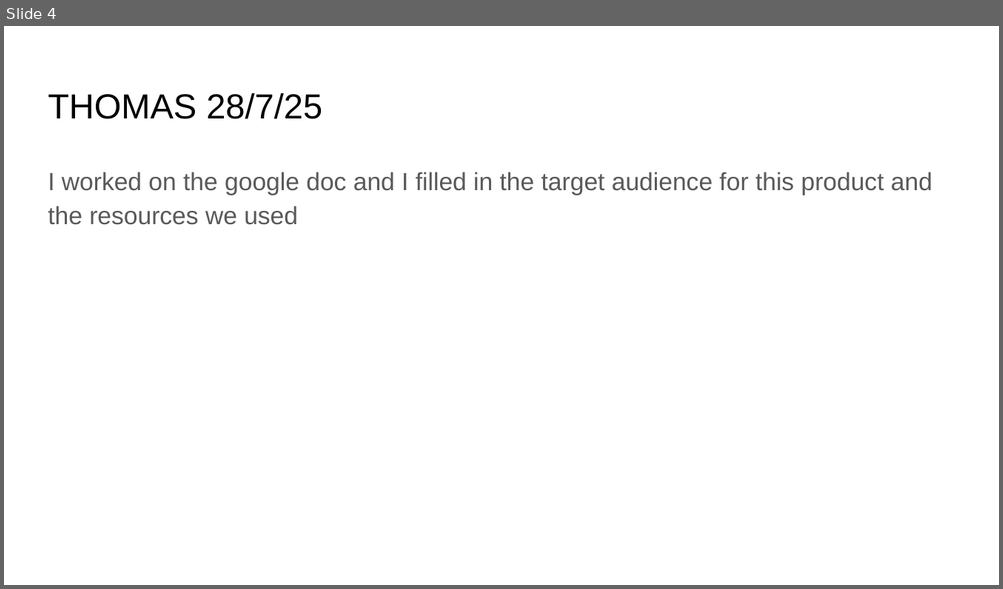
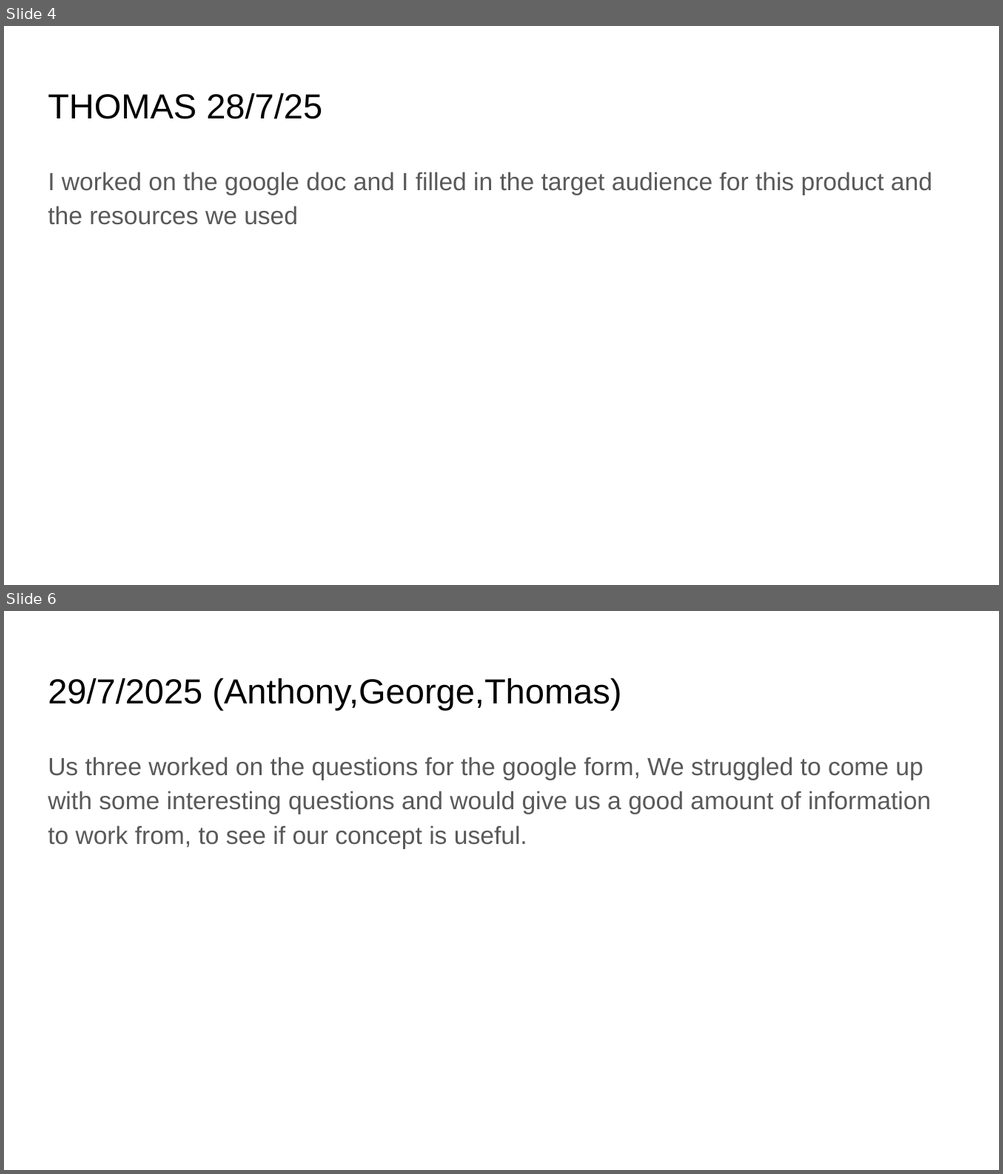
Before and after one commit to Georgemcf08/Class-View-ID-Unit-2-AOS-1, a slide deck: Computing Journal.pptx. Shown one above the other, each under a label of ours: slide 4 before the commit, slides 4 and 6 after it; the slides between them are not shown. The pictures are 1003x589 and 1003x1174 pixels, drawn with LibreOffice and Linux fonts; fonts in the diff are those of the drawing. Boxes give left, top, right and bottom in pixels: in the first picture for what was removed or moved away, otherwise in the second. Text is boxed around its words. In the diff, an @@ line names an element or a change of style, - is before the commit and + after.

```diff
--- a/Computing Journal.pptx
+++ b/Computing Journal.pptx
@@ slide 6 added at [4,611,999,1170], background #FFFFFF @@
@@ title added at [48,678,621,710], 25.2 pt, text #000000 @@
+29/7/2025 (Anthony,George,Thomas)
@@ text added at [48,757,930,849], 18 pt, text #595959 @@
+Us three worked on the questions for the google form, We struggled to come up with some interesting questions and would give us a good amount of information to work from, to see if our concept is useful.
```
Also in this commit, not shown: 1 slide changed, 5 other slides added.
